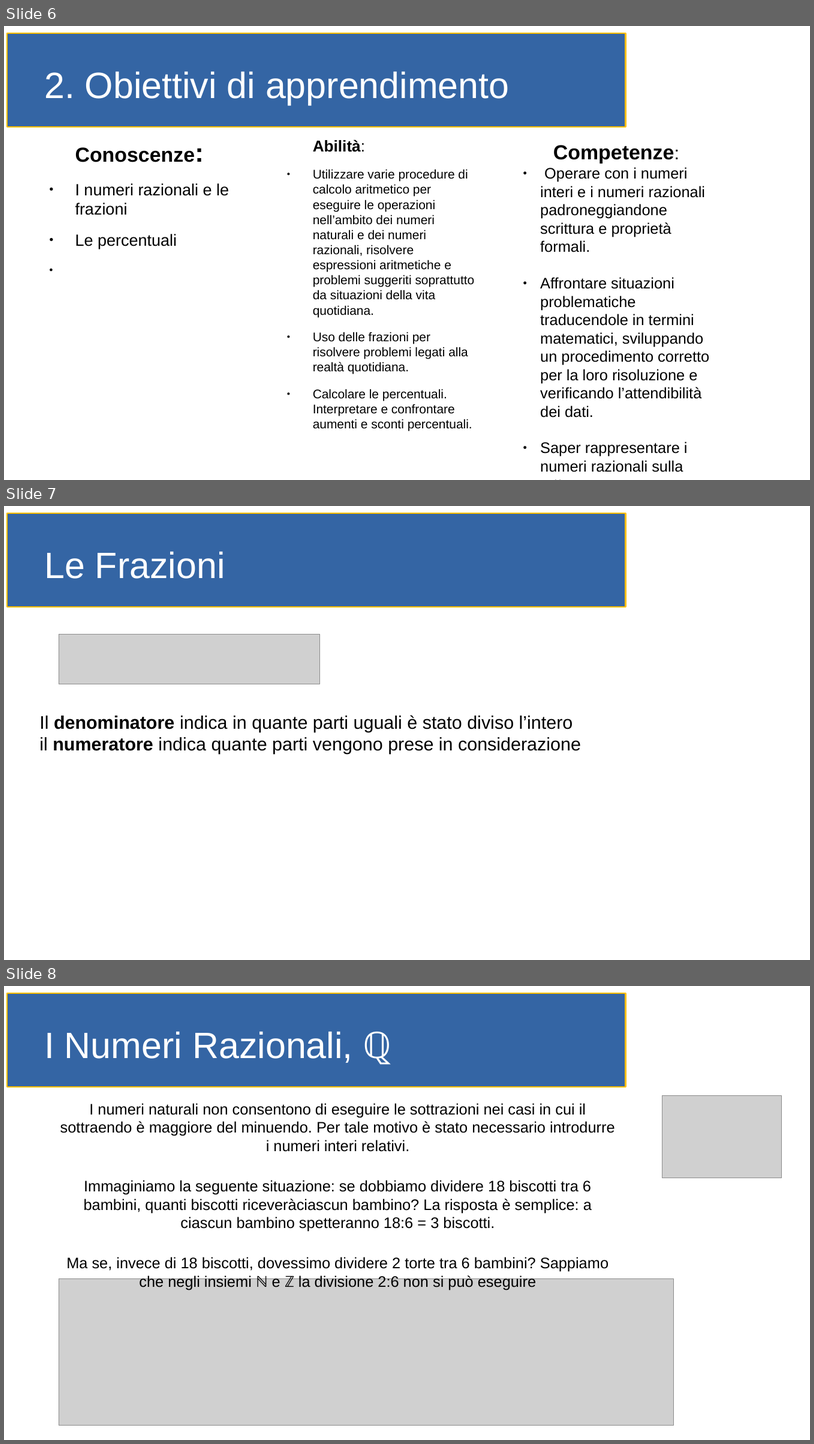
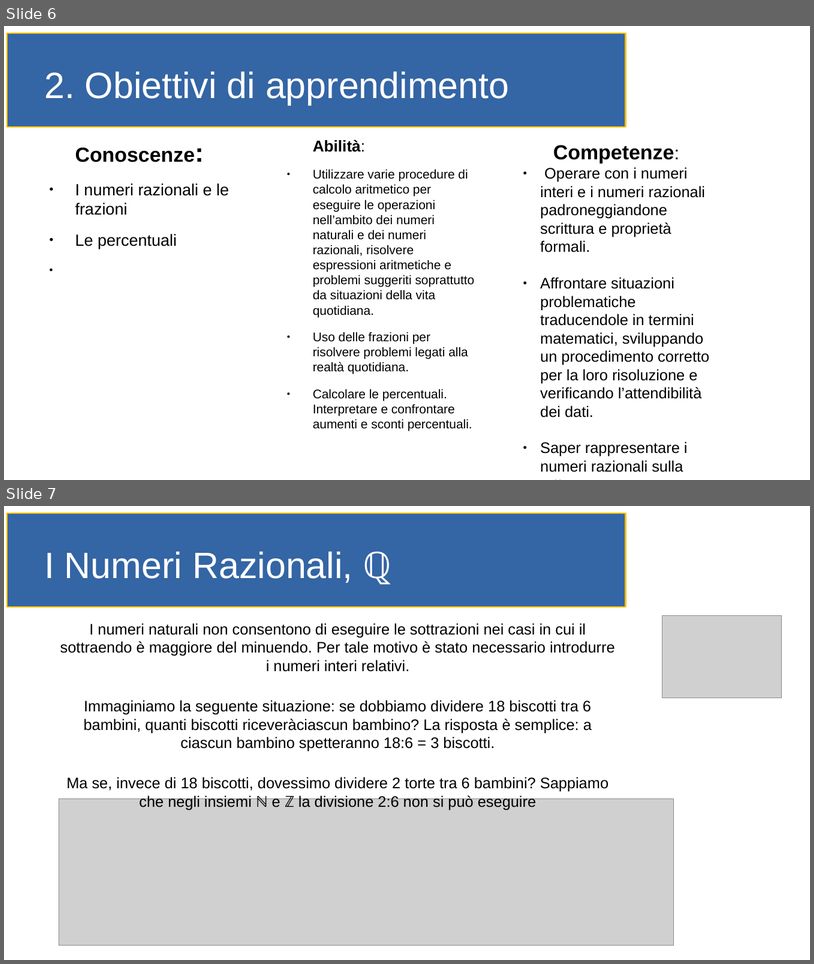
Before and after one commit to gioretikto/gioretikto.github.io, a slide deck: orale.odp. Shown one above the other, each under a label of ours: slides 6, 7 and 8 before the commit, slides 6 and 7 after it. The pictures are 814x1444 and 814x964 pixels, drawn with LibreOffice and Linux fonts; fonts in the diff are those of the drawing; grey boxes stand for pictures. Boxes give left, top, right and bottom in pixels: in the first picture for what was removed or moved away, otherwise in the second. Text is boxed around its words. In the diff, an @@ line names an element or a change of style, - is before the commit and + after.

```diff
--- a/orale.odp
+++ b/orale.odp
@@ slide 7 removed at box(4, 506, 810, 960), background #FFFFFF; not listed: 1 template element that a slide beside it also shows @@
@@ title removed at box(44, 552, 225, 579) @@
-Le Frazioni
@@ picture removed at box(59, 634, 320, 684) @@
@@ text removed at box(39, 715, 581, 754) @@
-Il denominatore indica in quante parti uguali è stato diviso l’intero
-il numeratore indica quante parti vengono prese in considerazione
@@ what was slide 8 is now slide 7 @@
```
Also in this commit, not shown: 1 slide changed, 1 slide added, 1 other slide removed.
